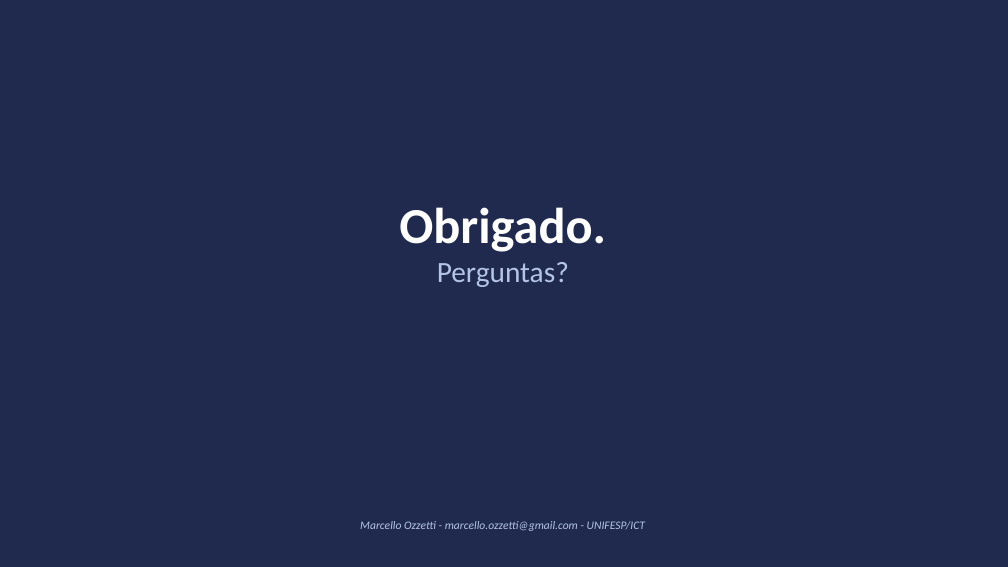
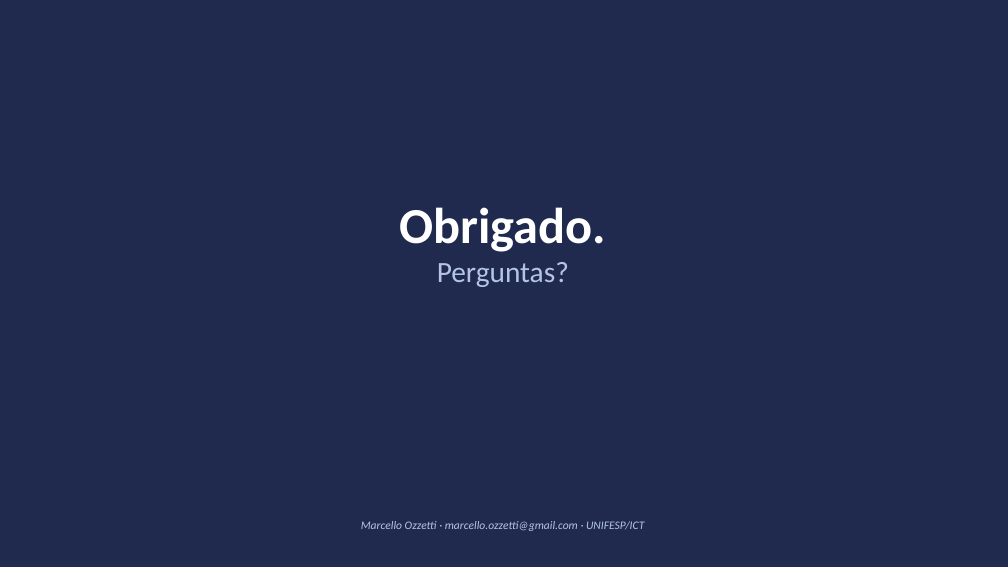
Before and after one commit to marcellozzetti/Facial-Recognition-Models-Mitigating-Bias, a slide deck: slide 27 of docs/ativo/material_qualificacao_2026-09-30.pptx (slide 25 before the commit). Drawn at 1008x567 pixels with LibreOffice and Linux fonts; fonts in the diff are those of the drawing. Boxes give left, top, right and bottom in pixels: in the first picture for what was removed or moved away, otherwise in the second. Text is boxed around its words. In the diff, an @@ line names an element or a change of style, - is before the commit and + after.

```diff
--- a/docs/ativo/material_qualificacao_2026-09-30.pptx
+++ b/docs/ativo/material_qualificacao_2026-09-30.pptx
@@ text at <box>361,521,644,531</box>: text changed @@
-Marcello Ozzetti - marcello.ozzetti@gmail.com - UNIFESP/ICT
+Marcello Ozzetti · marcello.ozzetti@gmail.com · UNIFESP/ICT
```
Also in this commit, not shown: 22 other slides changed, 4 slides added, 2 slides removed, 1 other file.
